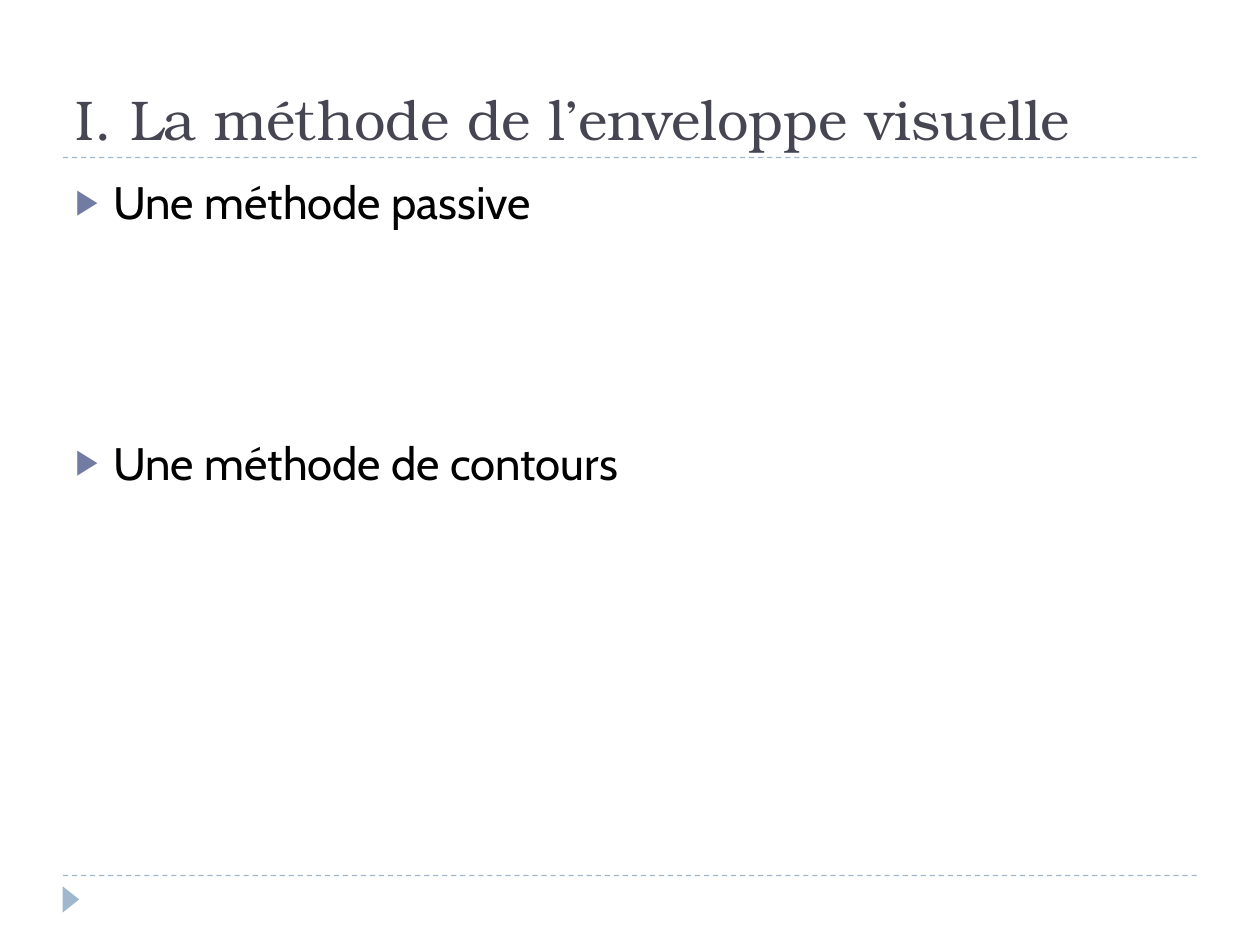
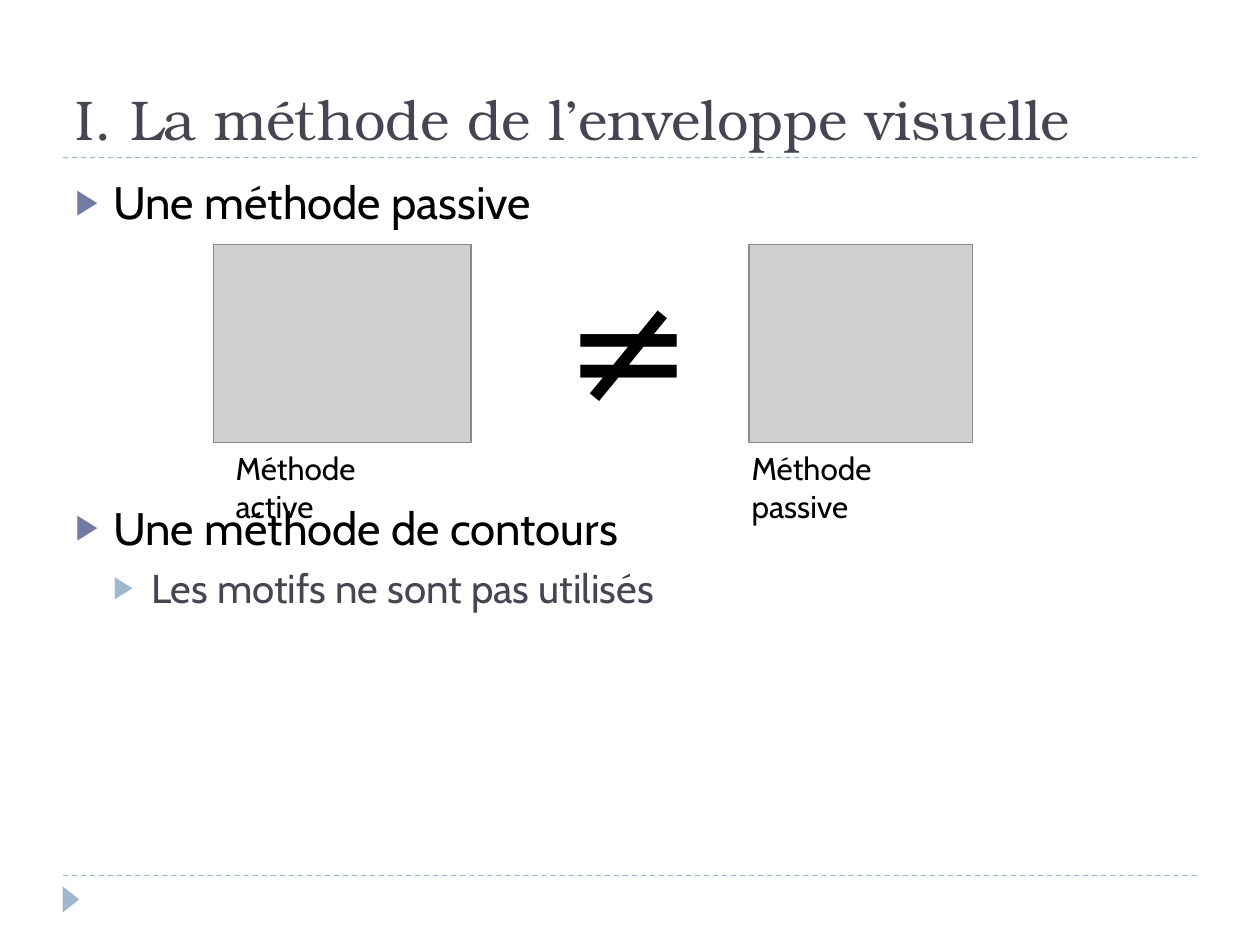
Before and after one commit to Involture/fuuusion, a slide deck: slide 3 of livrables/Oral/Presentation_Tim.pptx. Drawn at 1260x945 pixels with LibreOffice and Linux fonts; fonts in the diff are those of the drawing; grey boxes stand for pictures. Boxes give left, top, right and bottom in pixels: in the first picture for what was removed or moved away, otherwise in the second. Text is boxed around its words. In the diff, an @@ line names an element or a change of style, - is before the commit and + after.

```diff
--- a/livrables/Oral/Presentation_Tim.pptx
+++ b/livrables/Oral/Presentation_Tim.pptx
@@ picture added at [213,244,471,442] @@
@@ text added at [552,244,668,444], 88 pt, text #000000 @@
+≠
@@ picture added at [748,244,973,442] @@
@@ text added at [236,456,356,525], 18 pt, text #000000 @@
+Méthode active
@@ text added at [752,456,872,525], 18 pt, text #000000 @@
+Méthode passive
@@ text at [151,573,654,612]: paragraph added @@
+  ▶ Les motifs ne sont pas utilisés
```
Also in this commit, not shown: 3 other slides changed, 8 other files.
